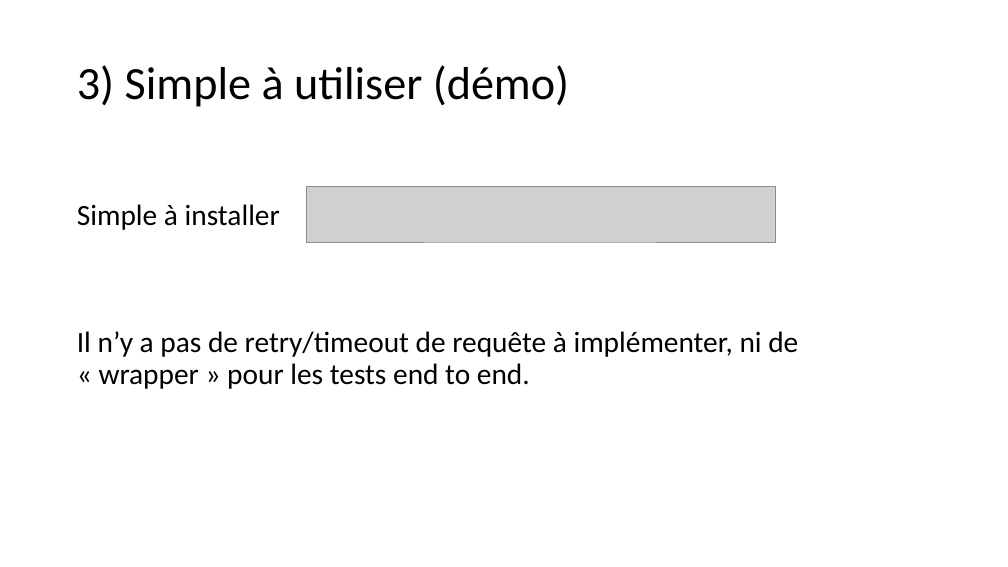
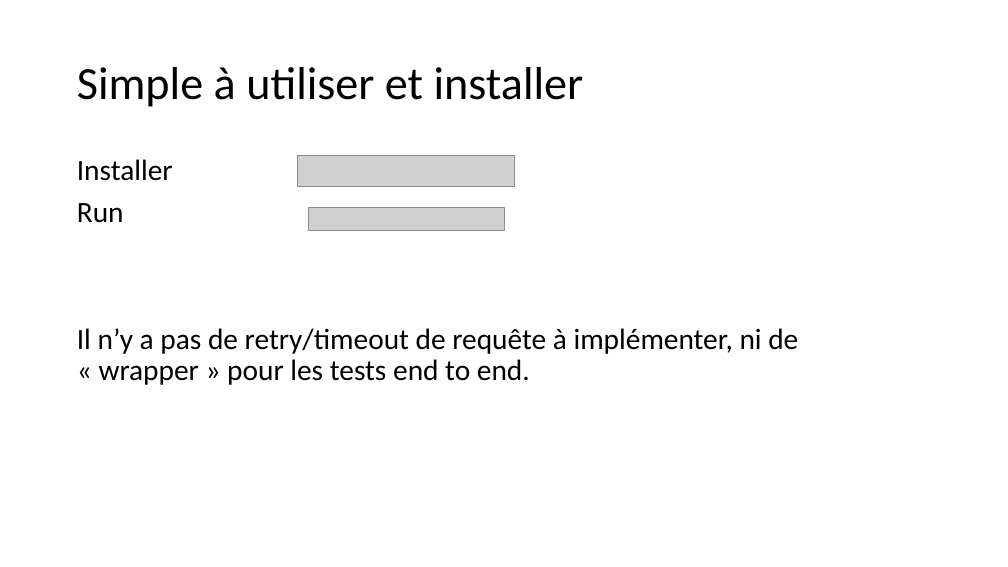
Before and after one commit to seblast312/cypress_youtube, a slide deck: slide 11 of Cypress.pptx (slide 9 before the commit). Drawn at 1008x567 pixels with LibreOffice and Linux fonts; fonts in the diff are those of the drawing; grey boxes stand for pictures. Boxes give left, top, right and bottom in pixels: in the first picture for what was removed or moved away, otherwise in the second. Text is boxed around its words. In the diff, an @@ line names an element or a change of style, - is before the commit and + after.

```diff
--- a/Cypress.pptx
+++ b/Cypress.pptx
@@ title at [77, 67, 584, 107]: text changed @@
-3) Simple à utiliser (démo)
+Simple à utiliser et installer
@@ text at [77, 159, 173, 223]: text changed @@
-Simple à installer
+Installer
+Run
@@ picture added at [298, 156, 515, 187] @@
@@ picture removed at [306, 186, 776, 242] @@
@@ picture added at [309, 207, 504, 231] @@
```
Also in this commit, not shown: 6 other slides changed, 5 slides added, 1 slide removed, 16 other files.
